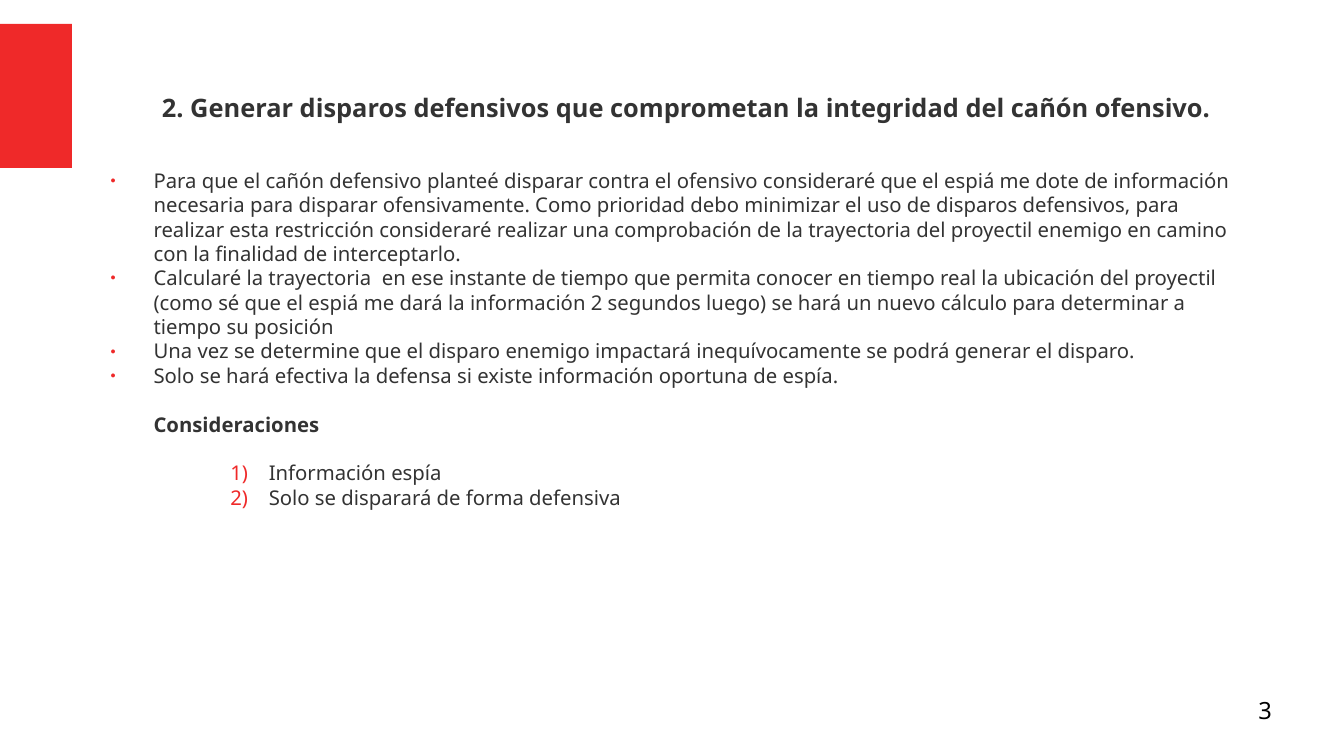
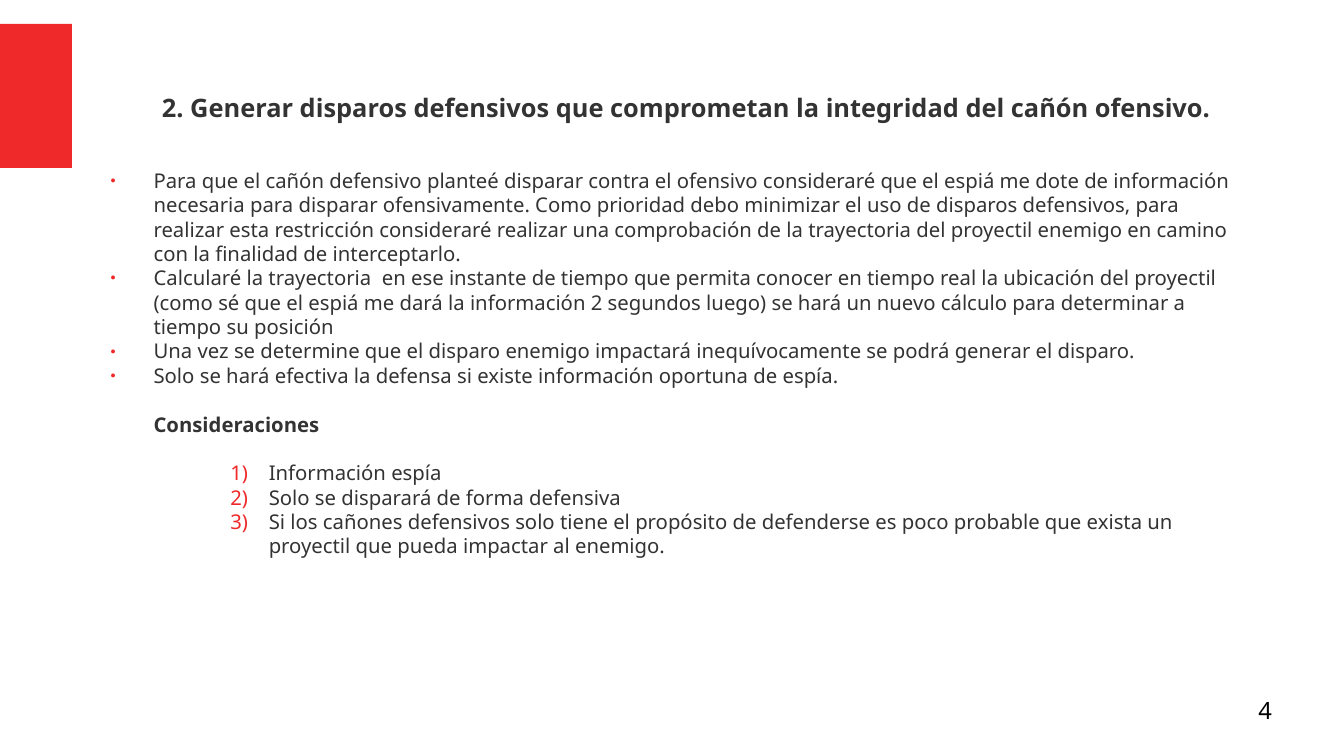
Before and after one commit to Julian-guillermo-zapata-rugeles/parcial-3, a slide deck: slide 4 of Analisis_Problema_Editable.odp (slide 3 before the commit). Drawn at 1344x756 pixels with LibreOffice and Linux fonts; fonts in the diff are those of the drawing. Boxes give left, top, right and bottom in pixels: in the first picture for what was removed or moved away, otherwise in the second. Text is boxed around its words. In the diff, an @@ line names an element or a change of style, - is before the commit and + after.

```diff
--- a/Analisis_Problema_Editable.odp
+++ b/Analisis_Problema_Editable.odp
@@ text at (x1=269, y1=513, x2=1172, y2=558): paragraph added @@
+    3) Si los cañones defensivos solo tiene el propósito de defenderse es poco probable que exista un proyectil que pueda impactar al enemigo.
@@ page number at (x1=1258, y1=702, x2=1272, y2=719): text changed @@
-3
+4
```
Also in this commit, not shown: 1 other slide changed, 2 slides added.
